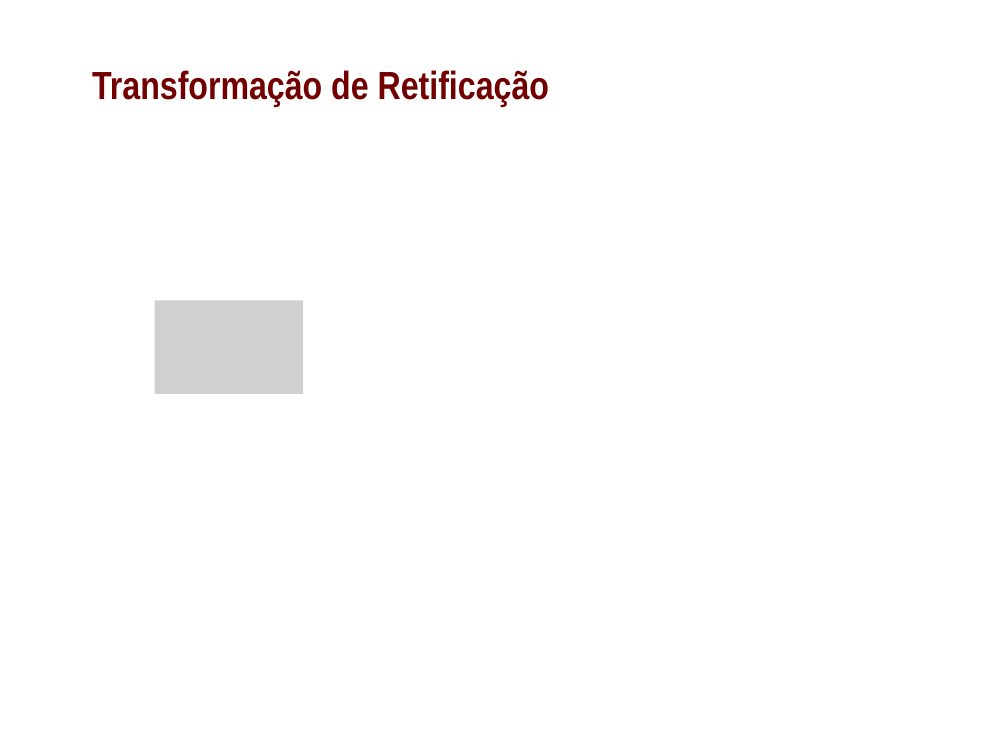
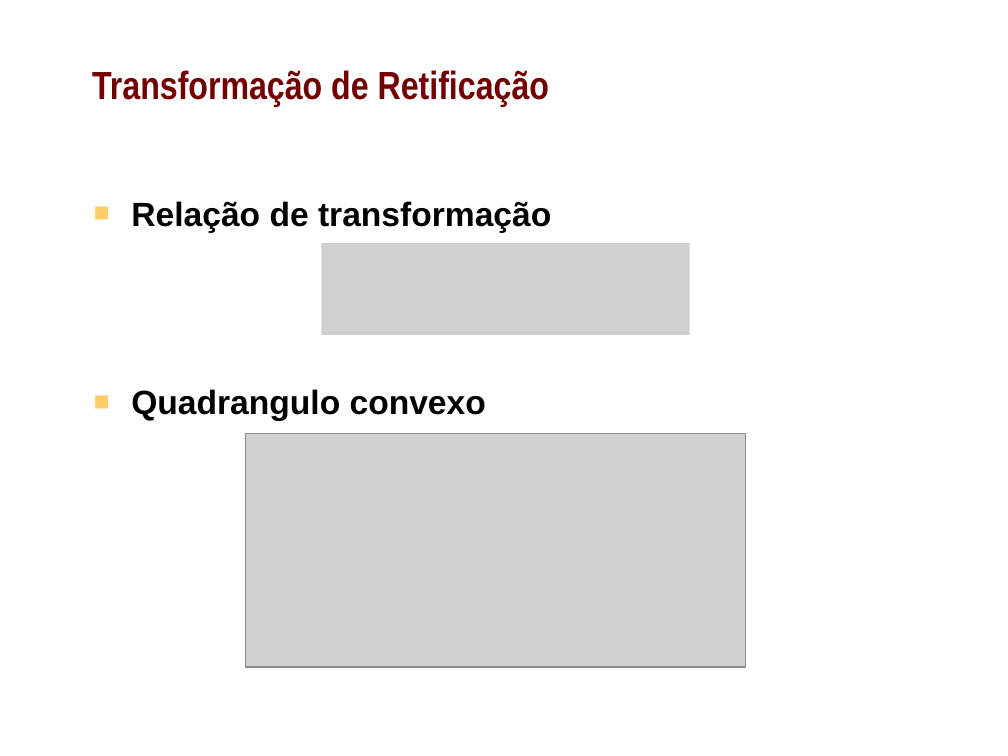
Before and after one commit to shannonyu/perspective-rectification, a slide deck: slide 17 of doc/pres.pptx. Drawn at 1008x756 pixels with LibreOffice and Linux fonts; fonts in the diff are those of the drawing; grey boxes stand for pictures; background and template pictures are left out. Boxes give left, top, right and bottom in pixels: in the first picture for what was removed or moved away, otherwise in the second. Text is boxed around its words. In the diff, an @@ line names an element or a change of style, - is before the commit and + after.

```diff
--- a/doc/pres.pptx
+++ b/doc/pres.pptx
@@ text added at bbox=[131, 201, 551, 421], 24 pt, text #000000, bold @@
+■ Relação de transformação
+■ Quadrangulo convexo
@@ picture added at bbox=[322, 243, 689, 335] @@
@@ picture removed at bbox=[155, 300, 303, 394] @@
@@ picture added at bbox=[246, 433, 746, 667] @@
```
